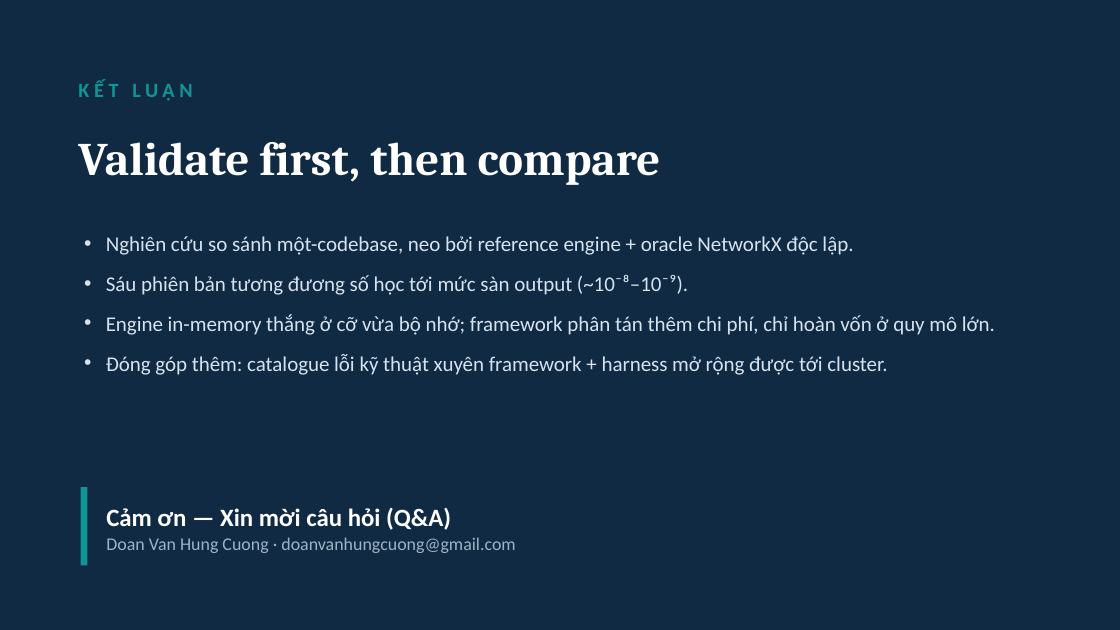
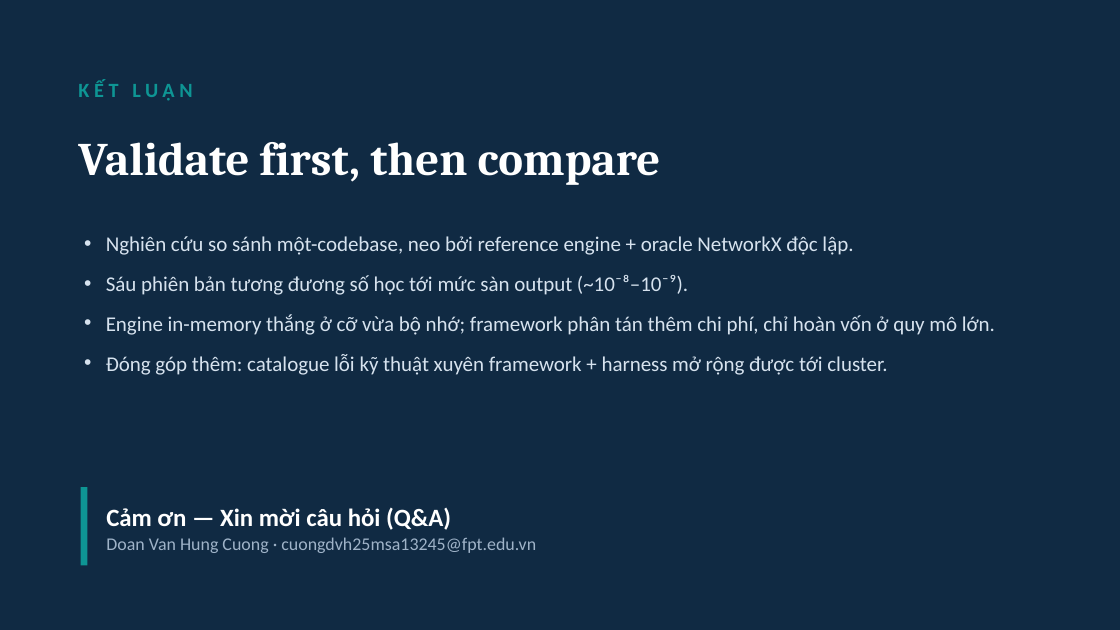
Before and after one commit to DOAN-VAN-HUNG-CUONG/Pagerank, a slide deck: slide 20 of PageRank_Presentation.pptx. Drawn at 1120x630 pixels with LibreOffice and Linux fonts; fonts in the diff are those of the drawing. Boxes give left, top, right and bottom in pixels: in the first picture for what was removed or moved away, otherwise in the second. Text is boxed around its words. In the diff, an @@ line names an element or a change of style, - is before the commit and + after.

```diff
--- a/PageRank_Presentation.pptx
+++ b/PageRank_Presentation.pptx
@@ text at (106, 508, 536, 553): text changed @@
-Cảm ơn — Xin mời câu hỏi (Q&A)
-Doan Van Hung Cuong · doanvanhungcuong@gmail.com
+Cảm ơn — Xin mời câu hỏi (Q&A)
+Doan Van Hung Cuong · cuongdvh25msa13245@fpt.edu.vn
```
Also in this commit, not shown: 3 other slides changed, 27 other files.
